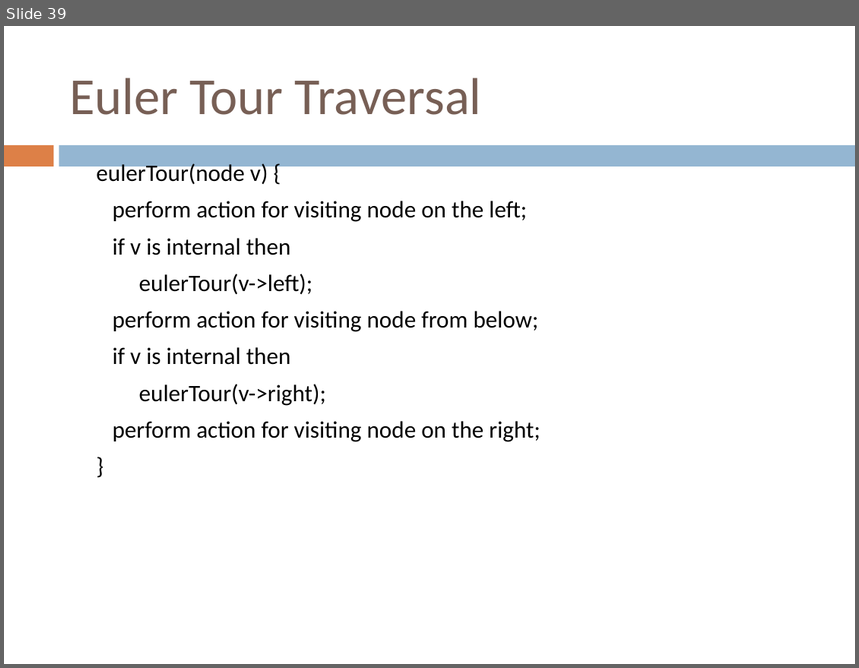
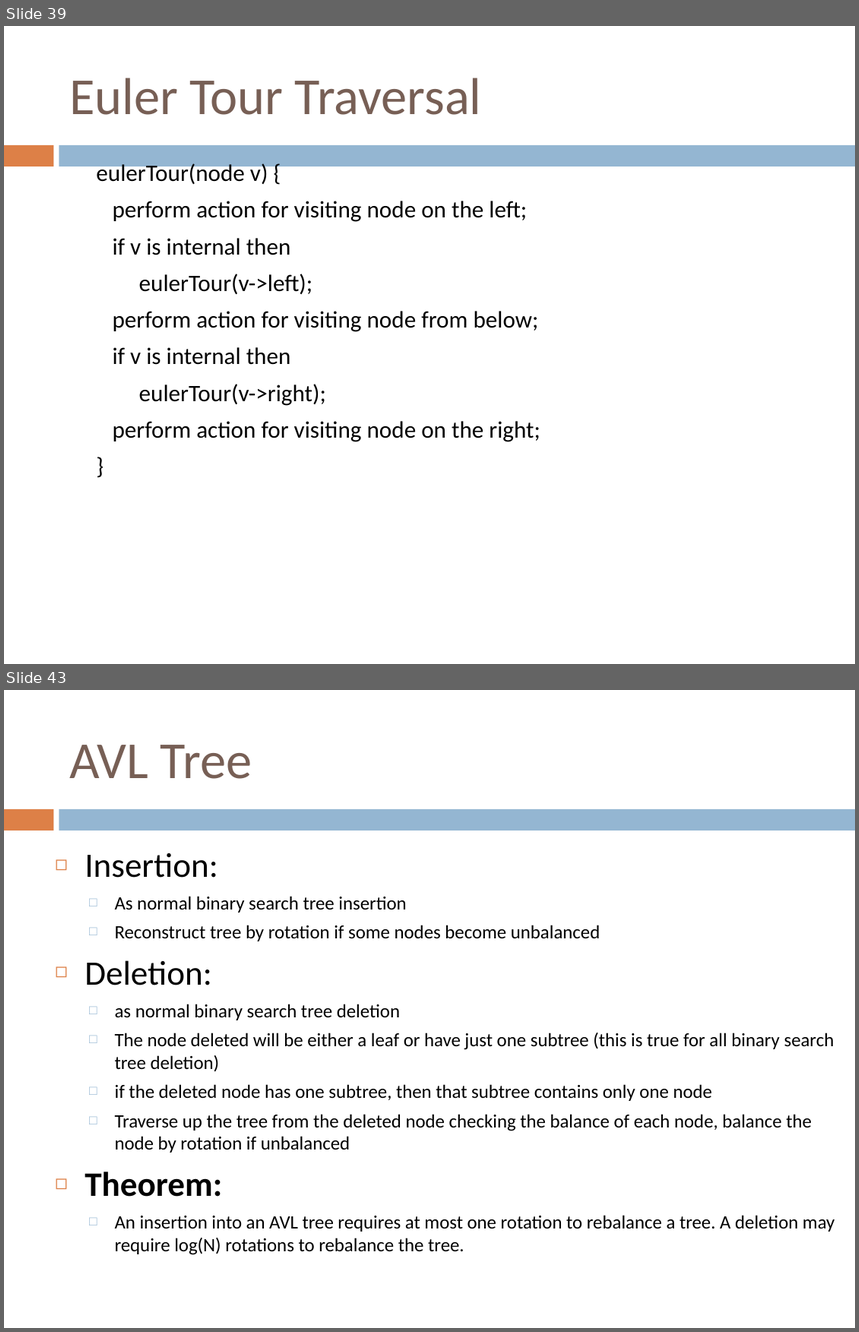
Before and after one commit to sundyCoder/CSK, a slide deck: 3@CSDS/PPT/4@tree.pptx. Shown one above the other, each under a label of ours: slide 39 before the commit, slides 39 and 43 after it; the slides between them are not shown. The pictures are 859x668 and 859x1332 pixels, drawn with LibreOffice and Linux fonts; fonts in the diff are those of the drawing. Boxes give left, top, right and bottom in pixels: in the first picture for what was removed or moved away, otherwise in the second. Text is boxed around its words. In the diff, an @@ line names an element or a change of style, - is before the commit and + after.

Commit message:
add tree algorithm.

```diff
--- a/3@CSDS/PPT/4@tree.pptx
+++ b/3@CSDS/PPT/4@tree.pptx
@@ slide 43 added at (4,690,855,1328), background #FFFFFF; not listed: 2 template elements that a slide beside it also shows @@
@@ title added at (69,745,252,779), 44 pt, text #775F55 @@
+AVL Tree
@@ text added at (85,853,835,1255), 16 pt, text #000000 @@
+◻ Insertion:
+  □ As normal binary search tree insertion
+  □ Reconstruct tree by rotation if some nodes become unbalanced
+◻ Deletion:
+  □ as normal binary search tree deletion
+  □ The node deleted will be either a leaf or have just one subtree (this is true for all binary search tree deletion)
+  □ if the deleted node has one subtree, then that subtree contains only one node
+  □ Traverse up the tree from the deleted node checking the balance of each node, balance the node by rotation if unbalanced
+◻ Theorem:
+  □ An insertion into an AVL tree requires at most one rotation to rebalance a tree. A deletion may require log(N) rotations to rebalance the tree.
```
Also in this commit, not shown: 13 slides changed, 31 other slides added, 37 other files.
